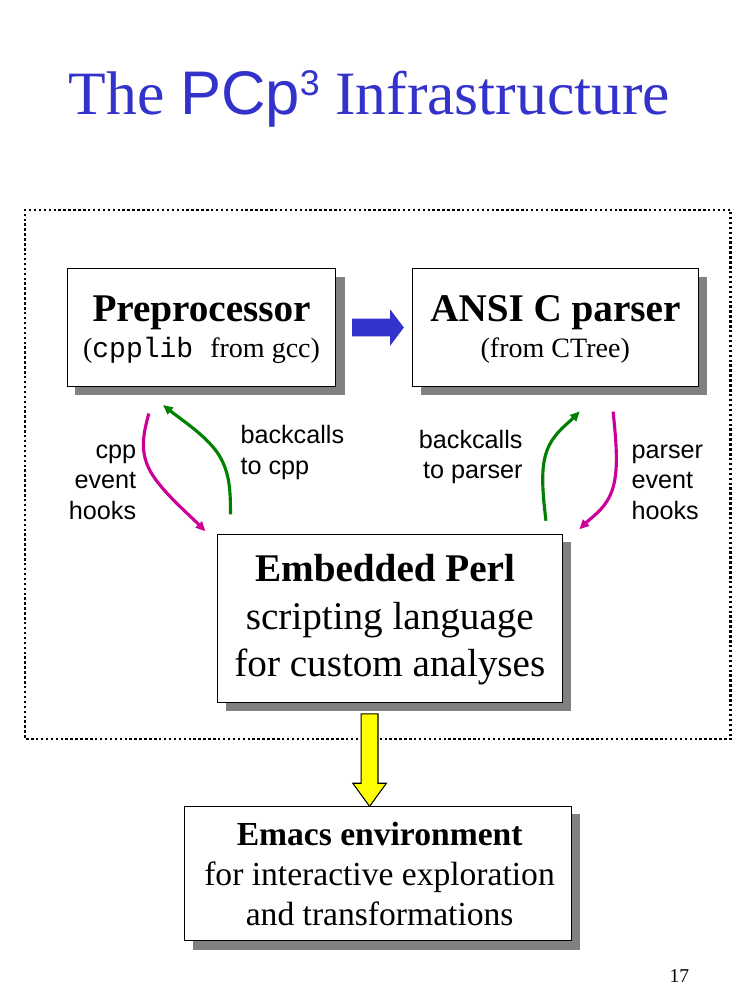
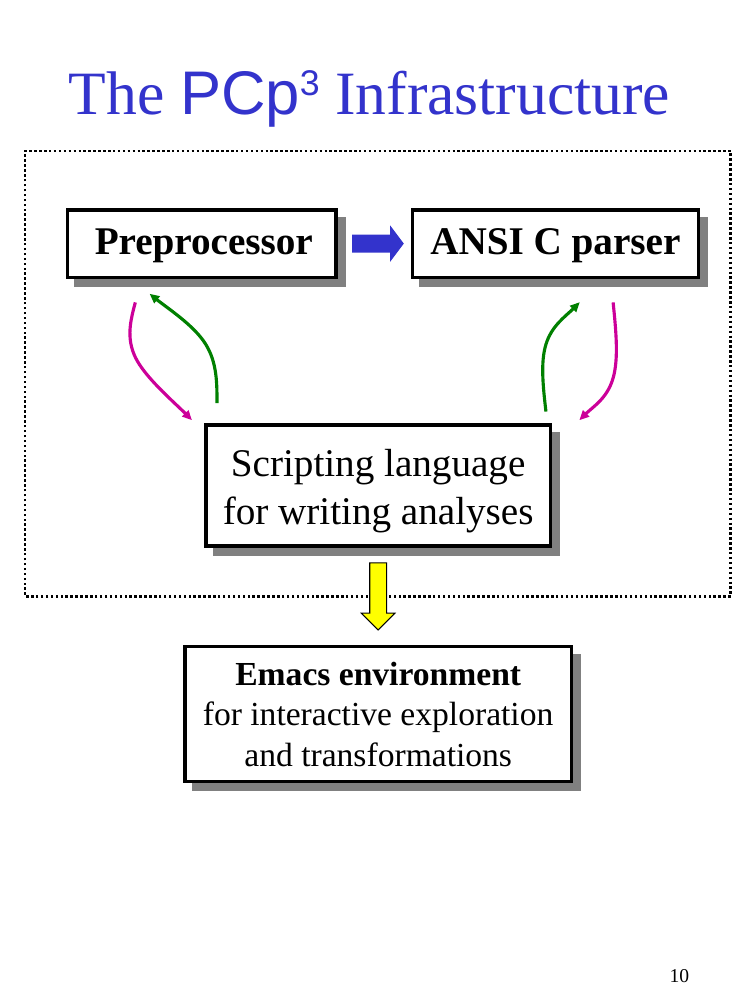
Before and after one commit to gjbadros/empirical_macros, a slide deck: slide 10 of cpp/paper/pcp3.ppt (slide 17 before the commit). Drawn at 756x1008 pixels with LibreOffice and Linux fonts; fonts in the diff are those of the drawing. Boxes give left, top, right and bottom in pixels: in the first picture for what was removed or moved away, otherwise in the second. Text is boxed around its words. In the diff, an @@ line names an element or a change of style, - is before the commit and + after.

```diff
--- a/cpp/paper/pcp3.ppt
+++ b/cpp/paper/pcp3.ppt
@@ rectangle: place and size @@
-rectangle at [25,210,731,739]
+rectangle at [25,151,731,597]
@@ rectangle: place and size @@
-rectangle at [68,269,337,387]
+rectangle at [68,210,337,277]
@@ text "Preprocessor": place and size @@
-text "Preprocessor" at [83,295,320,362]
+text "Preprocessor" at [95,228,313,261]
@@ right arrow: place and size @@
-right arrow at [353,310,403,344]
+right arrow at [353,227,403,260]
@@ rectangle: place and size @@
-rectangle at [412,269,698,387]
+rectangle at [412,210,698,277]
@@ text "ANSI C parser": place and size @@
-text "ANSI C parser" at [430,295,681,362]
+text "ANSI C parser" at [430,228,681,261]
@@ freeform shape: place and size @@
-freeform shape at [163,405,231,514]
+freeform shape at [150,294,218,403]
@@ freeform shape: place and size @@
-freeform shape at [139,413,205,531]
+freeform shape at [126,302,192,420]
@@ freeform shape: place and size @@
-freeform shape at [540,411,580,520]
+freeform shape at [540,302,580,411]
@@ freeform shape: place and size @@
-freeform shape at [580,411,619,529]
+freeform shape at [580,302,619,420]
@@ text at [83,336,320,362]: paragraph removed @@
-(cpplib from gcc)
@@ text at [481,337,629,362]: paragraph removed @@
-(from CTree)
@@ text removed at [69,444,137,520] @@
-cpp
-event
-hooks
@@ rectangle added at [206,425,550,546], fill #FFFFFF, outline #000000 2.24 pt @@
@@ text at [223,448,534,531]: text changed @@
-Embedded Perl scripting language for custom analyses
+Scripting language for writing analyses
@@ text removed at [241,424,345,479] @@
-backcalls
-to cpp
@@ text removed at [419,429,523,484] @@
-backcalls
-to parser
@@ text removed at [632,444,703,520] @@
-parser
-event
-hooks
@@ down arrow: place and size @@
-down arrow at [353,714,386,806]
+down arrow at [362,562,395,630]
@@ down arrow at [362,562,395,630]: proportions changed @@
@@ outline #000000 0.74 pt to #000000 2.24 pt in 3 elements at [412,210,698,277], [68,210,337,277], [185,647,572,781] @@
@@ rectangle: place and size @@
-rectangle at [218,534,562,703]
+rectangle at [185,647,572,781]
@@ text "Emacs environment": place and size @@
-text "Emacs environment" at [204,821,555,926]
+text "Emacs environment" at [203,661,553,767]
@@ rectangle removed at [184,806,571,940] @@
@@ page number at [670,969,690,983]: text changed @@
-17
+10
```
Also in this commit, not shown: 12 other slides changed, 7 slides added, 12 slides removed.
